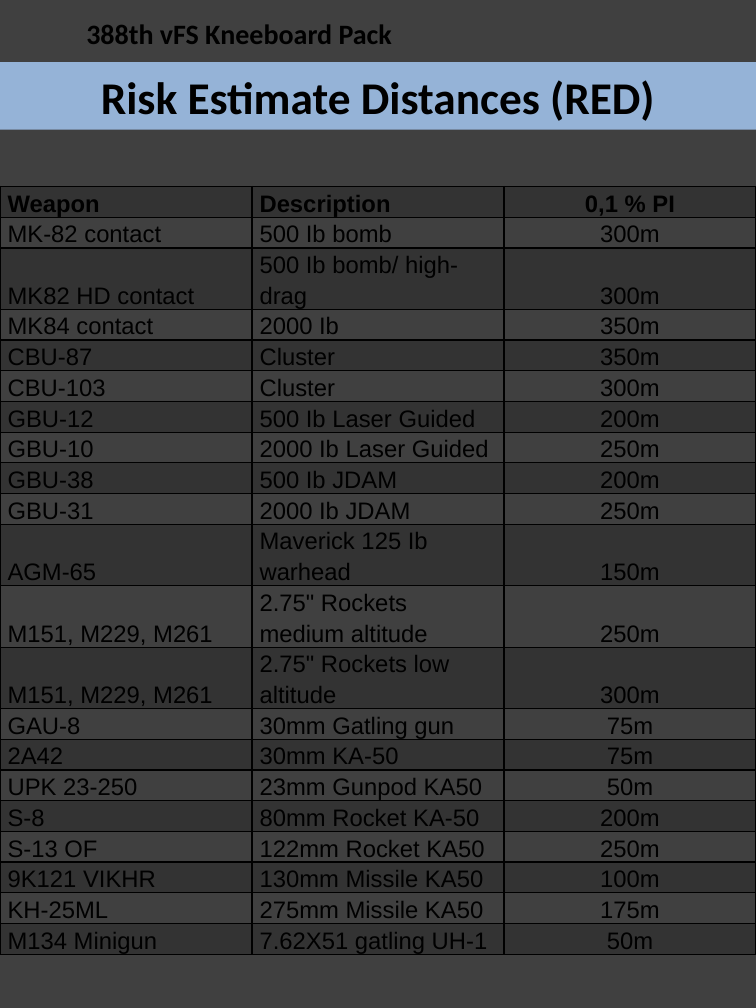
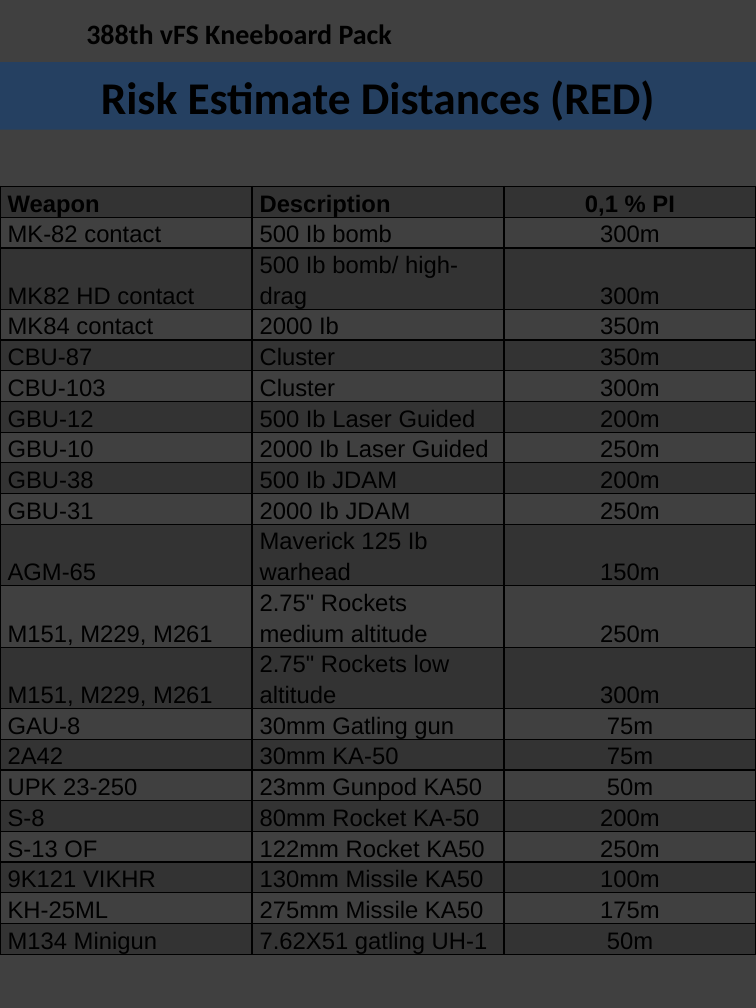
Before and after one commit to 132nd-vWing/132-TRP-388, a slide deck: slide 41 of Kneeboard Pack/388 Kneeboard Pack.pptx (slide 42 before the commit). Drawn at 756x1008 pixels with LibreOffice and Linux fonts; fonts in the diff are those of the drawing; background and template pictures are left out. Boxes give left, top, right and bottom in pixels: in the first picture for what was removed or moved away, otherwise in the second. Text is boxed around its words. In the diff, an @@ line names an element or a change of style, - is before the commit and + after.

```diff
--- a/Kneeboard Pack/388 Kneeboard Pack.pptx
+++ b/Kneeboard Pack/388 Kneeboard Pack.pptx
@@ title "Risk Estimate Distances (RED)" at bbox=[0, 62, 756, 130]: fill #95B3D7 to #254061 @@
```
Also in this commit, not shown: 5 other slides changed, 1 slide added, 2 slides removed.
